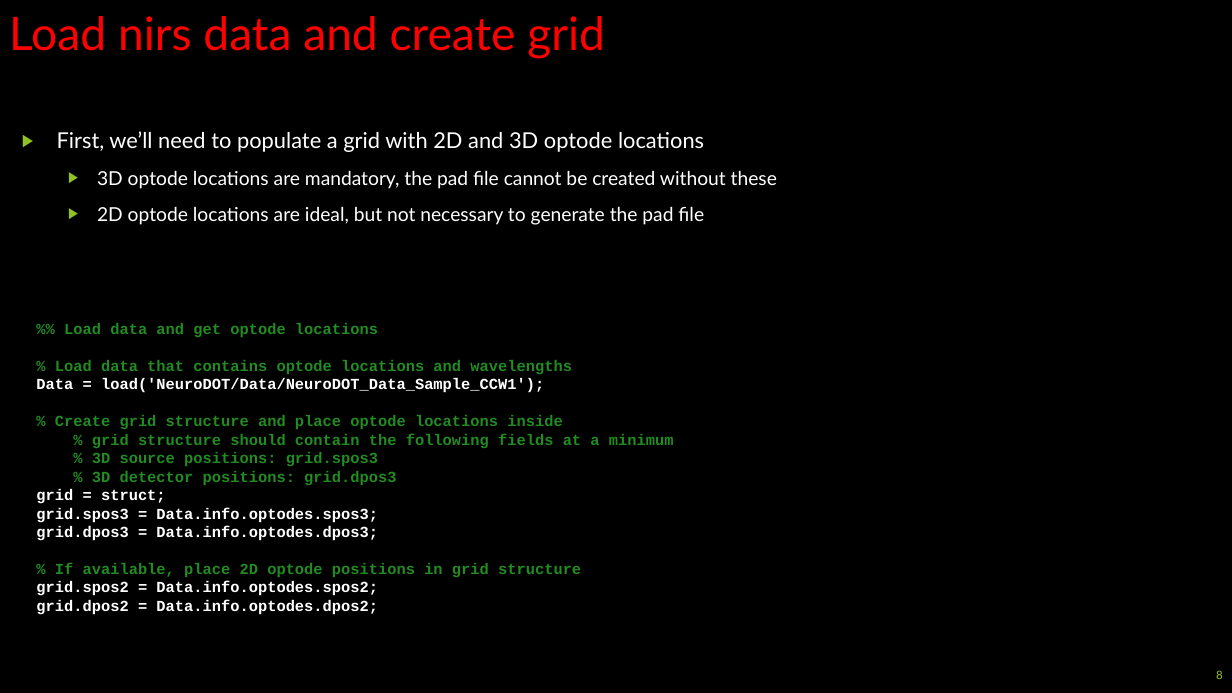
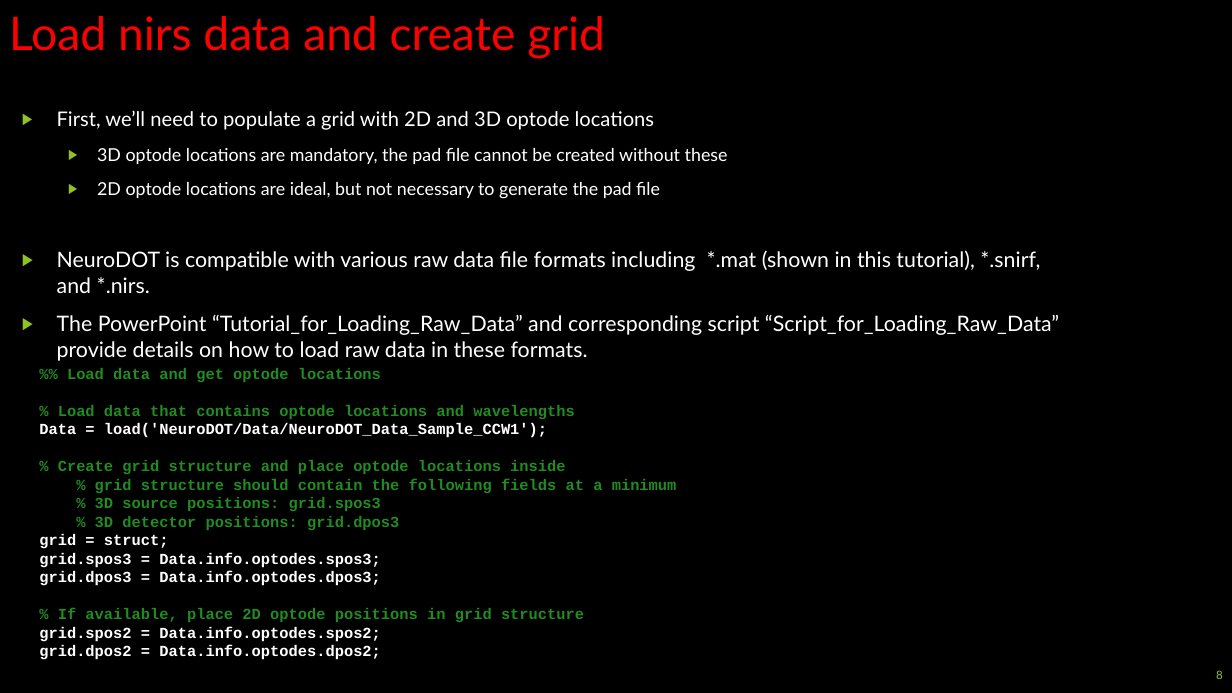
Before and after one commit to WUSTL-ORL/NeuroDOT, a slide deck: slide 8 of Documentation/Tutorials/NeuroDOT_Tutorial_PadFile_Generation.pptx. Drawn at 1232x693 pixels with LibreOffice and Linux fonts; fonts in the diff are those of the drawing. Boxes give left, top, right and bottom in pixels: in the first picture for what was removed or moved away, otherwise in the second. Text is boxed around its words. In the diff, an @@ line names an element or a change of style, - is before the commit and + after.

Commit message:
Update tutorial PowerPoints
Details on how to load .snirf and .nirs raw data formats

```diff
--- a/Documentation/Tutorials/NeuroDOT_Tutorial_PadFile_Generation.pptx
+++ b/Documentation/Tutorials/NeuroDOT_Tutorial_PadFile_Generation.pptx
@@ text "First, we’ll need to populate ...": place and size @@
-text "First, we’ll need to populate ..." at [57,131,777,225]
+text "First, we’ll need to populate ..." at [57,110,1059,361]
@@ text at [57,110,728,199]: size 17 to 15.7 pt in "First, we’ll need to populate a grid ..."; size 15 to 13.9 pt in "3D optode locations are mandatory, the pad ...", "2D optode locations are ideal, but not ..." @@
@@ text at [57,250,1059,361]: paragraphs added @@
+▶ NeuroDOT is compatible with various raw data file formats including *.mat (shown in this tutorial), *.snirf, and *.nirs.
+▶ The PowerPoint “Tutorial_for_Loading_Raw_Data” and corresponding script “Script_for_Loading_Raw_Data” provide details on how to load raw data in these formats.
@@ text "%% Load data and get ...": place and size @@
-text "%% Load data and get ..." at [36,323,674,615]
+text "%% Load data and get ..." at [39,368,677,660]
```
Also in this commit, not shown: 2 other files.
